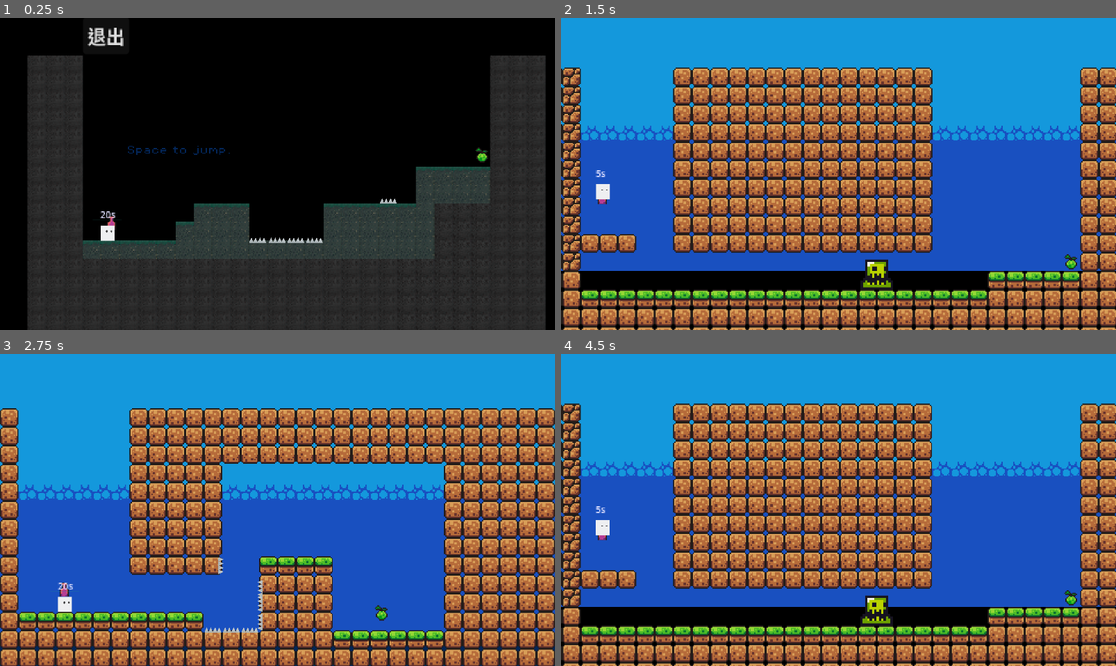
Above: before the commit, frames 1-4 (two rows, left to right).
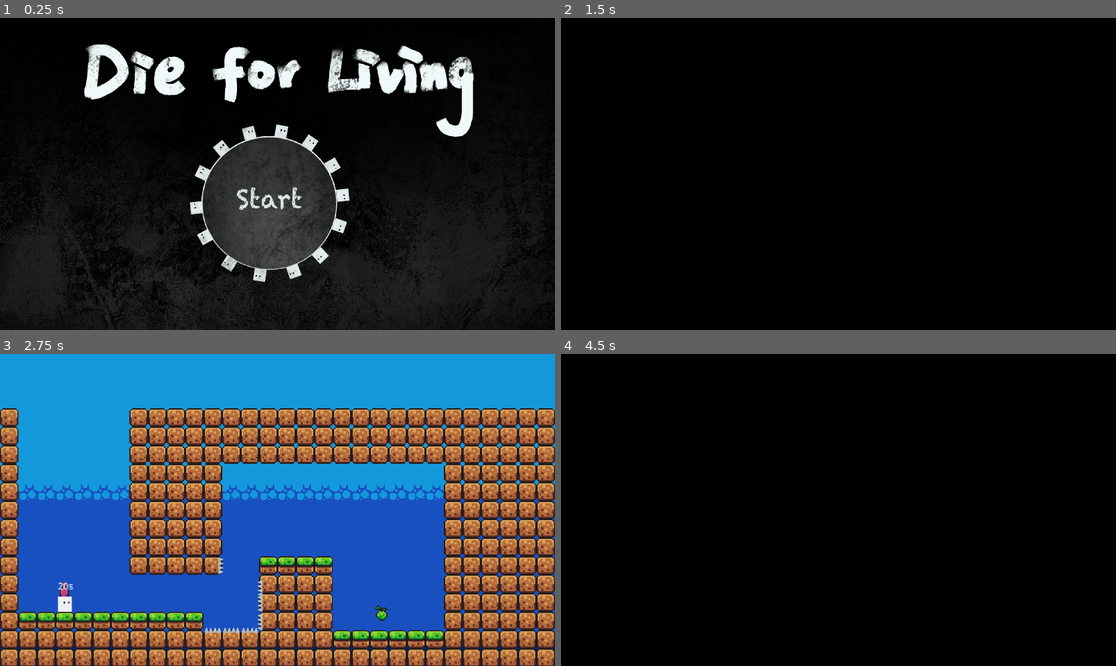
Above: after the commit, the same moments.

Repository: zilongshanren/DieForLiving
Game: Godot game, scene res://scenes/game.tscn
Two runs of this game, one before a commit and one after it. Both use one fixed random seed, a clock stepped at 60 frames per second and the inputs below.
Inputs (mouse positions are in pixels of both pictures, inside the frame that each line leads up to):
- Up to frame 1 (0.25 s): no input
- Up to frame 2 (1.5 s): click (838, 174) at 0.52 s; hold Right (move_right) from 1.28 s (still down); tap N (next_level) at 1.35 s
- Up to frame 3 (2.75 s): keep holding Right (move_right); tap Space (jump) at 1.52, 2.27 s; tap N (next_level) at 2.1 s
- Up to frame 4 (4.5 s): release Right (move_right) at 2.78 s; hold Left (move_left) 2.78-3.53 s; tap P (prev_level) at 2.85 s; tap N (next_level) at 3.05, 3.6, 4.35 s; hold Right (move_right) from 3.53 s (still down); tap Space (jump) at 3.77 s

The runs differ from the first frame. In frame 1, 38% of the frame differs, in the area x 0-100%, y 3-100%; in frame 2, 95%, in the area x 0-100%, y 0-100%; in frame 3, less than 0.1%; in frame 4, 95%.

Commit message:
添加黑幕、开场、正式资源

Diff:
--- /dev/null
+++ b/scenes/StartPage.tscn
@@ -0,0 +1,59 @@
+[gd_scene load_steps=7 format=3 uid="uid://dr4h02okf5dxj"]
+
+[ext_resource type="Script" path="res://scripts/CanvasLayer.gd" id="1_ymgux"]
+[ext_resource type="Texture2D" uid="uid://67j5ka8g358d" path="res://assets/pic/Bg.png" id="2_bwovt"]
+[ext_resource type="Texture2D" uid="uid://c8gdh0at3wtyl" path="res://assets/pic/title.png" id="3_vo74y"]
+[ext_resource type="Texture2D" uid="uid://dnptst7vjjjym" path="res://assets/pic/circle.png" id="4_enxt8"]
+[ext_resource type="Texture2D" uid="uid://c7kgyul3uiogw" path="res://assets/pic/button.png" id="5_o1i24"]
+[ext_resource type="Texture2D" uid="uid://bn1vtx77usawl" path="res://assets/pic/start.png" id="6_asu1l"]
+
+[node name="StartPage" type="CanvasLayer"]
+script = ExtResource("1_ymgux")
+
+[node name="BG" type="TextureRect" parent="."]
+anchors_preset = 15
+anchor_right = 1.0
+anchor_bottom = 1.0
+grow_horizontal = 2
+grow_vertical = 2
+texture = ExtResource("2_bwovt")
+
+[node name="TextureRect" type="TextureRect" parent="."]
+anchors_preset = 15
+anchor_right = 1.0
+anchor_bottom = 1.0
+grow_horizontal = 2
+grow_vertical = 2
+texture = ExtResource("3_vo74y")
+
+[node name="circle_inner" type="TextureRect" parent="."]
+offset_right = 1920.0
+offset_bottom = 1080.0
+texture = ExtResource("5_o1i24")
+
+[node name="Start" type="TextureRect" parent="."]
+offset_right = 1920.0
+offset_bottom = 1080.0
+texture = ExtResource("6_asu1l")
+
+[node name="Sprite2D" type="Sprite2D" parent="."]
+position = Vector2(933, 642)
+texture = ExtResource("4_enxt8")
+region_enabled = true
+region_rect = Rect2(652, 369.6, 554.4, 547.8)
+
+[node name="Button" type="Button" parent="."]
+anchors_preset = 15
+anchor_right = 1.0
+anchor_bottom = 1.0
+grow_horizontal = 2
+grow_vertical = 2
+toggle_mode = true
+flat = true
+
+[node name="Timer" type="Timer" parent="."]
+wait_time = 0.1
+autostart = true
+
+[connection signal="pressed" from="Button" to="." method="_on_button_pressed"]
+[connection signal="timeout" from="Timer" to="." method="_on_timer_timeout"]
--- /dev/null
+++ b/scenes/all_black_hud.tscn
@@ -0,0 +1,14 @@
+[gd_scene load_steps=2 format=3 uid="uid://bxo0gipdvvxal"]
+
+[ext_resource type="Texture2D" uid="uid://ccrmup63rni2u" path="res://assets/sprites/DieDieDie.png" id="1_4mnsc"]
+
+[node name="AllBlackHUD" type="CanvasLayer"]
+
+[node name="TextureRect" type="TextureRect" parent="."]
+modulate = Color(0, 0, 0, 1)
+anchors_preset = 15
+anchor_right = 1.0
+anchor_bottom = 1.0
+grow_horizontal = 2
+grow_vertical = 2
+texture = ExtResource("1_4mnsc")
--- a/scenes/game.tscn
+++ b/scenes/game.tscn
@@ -8,8 +8,10 @@
 [ext_resource type="PackedScene" uid="uid://dtrbka1ef726o" path="res://scenes/killzone.tscn" id="5_x8euu"]
 [ext_resource type="PackedScene" uid="uid://csxp83hs504if" path="res://levels/level_4.tscn" id="5_xksgu"]
 [ext_resource type="PackedScene" uid="uid://clnnhcwe8ele3" path="res://scenes/body_mgr.tscn" id="6_k8qrh"]
+[ext_resource type="PackedScene" path="res://scenes/all_black_hud.tscn" id="6_sxuu8"]
 [ext_resource type="PackedScene" uid="uid://dforhbrvtmttd" path="res://scenes/timer.tscn" id="7_0eq7x"]
 [ext_resource type="FontFile" uid="uid://dbjl1e6kdxpl6" path="res://assets/fonts/PixelOperator8.ttf" id="7_8cblx"]
+[ext_resource type="PackedScene" uid="uid://dr4h02okf5dxj" path="res://scenes/StartPage.tscn" id="7_lspmy"]
 
 [sub_resource type="LabelSettings" id="LabelSettings_84vge"]
 font = ExtResource("2_nlliu")
@@ -44,6 +46,10 @@
 theme_override_font_sizes/font_size = 8
 label_settings = SubResource("LabelSettings_84vge")
 horizontal_alignment = 1
+
+[node name="AllBlackHUD" parent="GameManager" instance=ExtResource("6_sxuu8")]
+
+[node name="StartPage" parent="GameManager" instance=ExtResource("7_lspmy")]
 
 [node name="Player" parent="." instance=ExtResource("1_rbmkf")]
 position = Vector2(-152, 31)
--- /dev/null
+++ b/scripts/CanvasLayer.gd
@@ -0,0 +1,20 @@
+extends CanvasLayer
+
+
+# Called when the node enters the scene tree for the first time.
+func _ready():
+	pass # Replace with function body.
+
+
+# Called every frame. 'delta' is the elapsed time since the previous frame.
+func _process(delta):
+	pass
+
+
+func _on_timer_timeout():
+	$Sprite2D.rotation += 0.1
+
+
+func _on_button_pressed():
+	visible = false
+	queue_free()
--- /dev/null
+++ b/scripts/all_black_hud.gd
@@ -0,0 +1,11 @@
+extends CanvasLayer
+
+
+# Called when the node enters the scene tree for the first time.
+func _ready():
+	pass
+
+
+# Called every frame. 'delta' is the elapsed time since the previous frame.
+func _process(delta):
+	pass
--- a/scripts/game_manager.gd
+++ b/scripts/game_manager.gd
@@ -20,6 +20,8 @@
 		var level1 = get_node("/root/Level"+str(i));
 		if (level1):
 			total_time = level1.total_time
+
+	$AllBlackHUD.visible = false
 
 	if (!game_timer):
 		get_node("/root/Game/Player/timer")
@@ -69,7 +71,10 @@
 	if (current_level > all_levels.size()):
 		current_level = all_levels.size() - 1
 
+	$AllBlackHUD.visible = true
 	free_previous_levels()
+	await get_tree().create_timer(0.3).timeout
+	$AllBlackHUD.visible = false
 
 	var level = get_level(current_level)
 	load_level(level, is_new_game)
Binary file added: assets/pic/Bg.png
Not shown, added: assets/pic/Bg.png.import
Binary file added: assets/pic/button.png
Not shown, added: assets/pic/button.png.import
Binary file added: assets/pic/circle.png
Not shown, added: assets/pic/circle.png.import
Binary file changed: assets/pic/maps.png
Binary file added: assets/pic/start.png
Not shown, added: assets/pic/start.png.import
Binary file added: assets/pic/title.png
Not shown, added: assets/pic/title.png.import
Not shown: 1 places in scenes/game.tscn that only renumber resources
